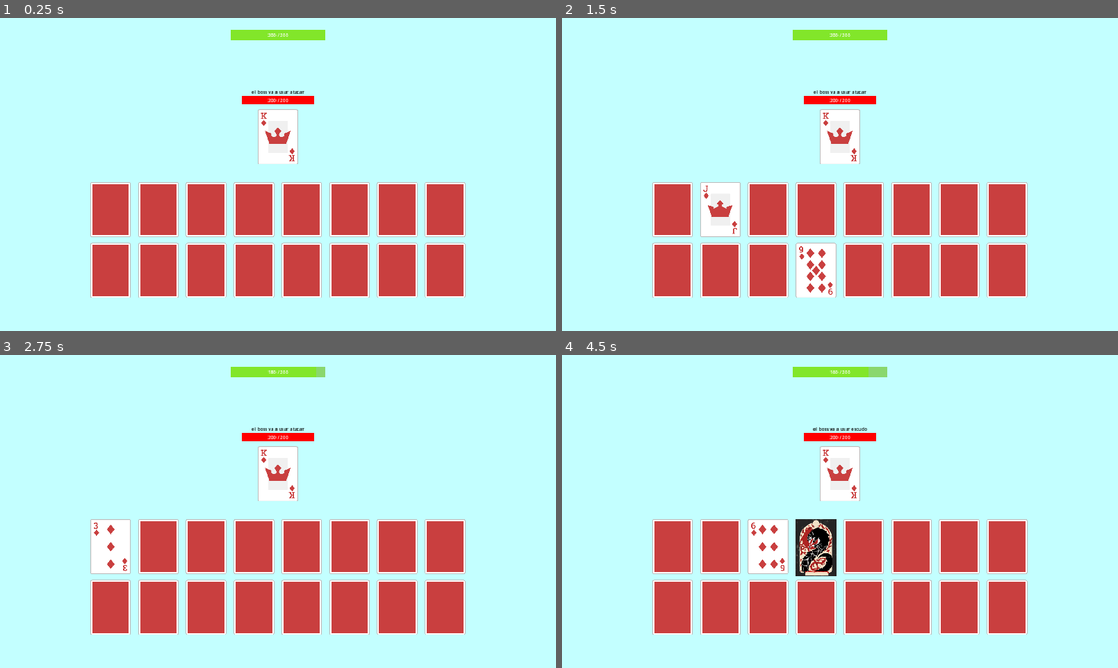
Above: before the commit, frames 1-4 (two rows, left to right).
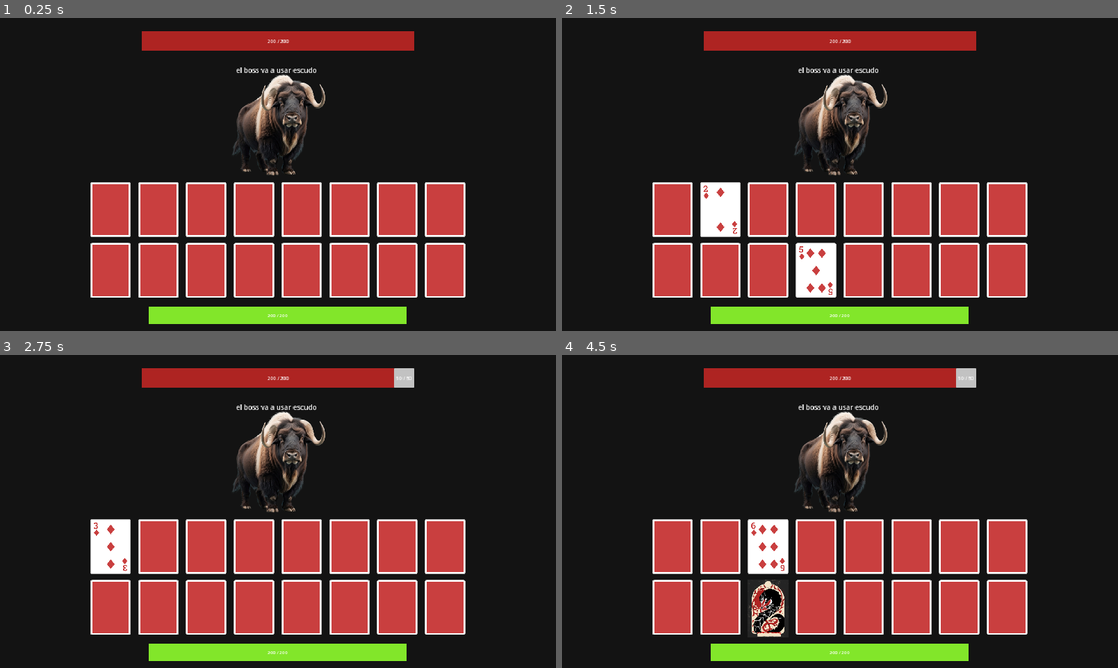
Above: after the commit, the same moments.

Repository: IES-Rafael-Alberti/GameOff2024TurboButaTeam
Game: Godot game, scene res://scenes/game.tscn
The game is run twice, just before and just after one commit, with the same random seed, the same clock (stepped at 60 frames per second) and the same inputs.
Inputs (mouse positions are in pixels of both pictures, inside the frame that each line leads up to; where the layout moved, square brackets give the same spot in the first picture):
- Up to frame 1 (0.25 s): no input
- Up to frame 2 (1.5 s): click (717, 212) at 0.52 s; click (817, 271) at 1.27 s
- Up to frame 3 (2.75 s): click (111, 549) at 2 s
- Up to frame 4 (4.5 s): click (717, 549) [862, 549] at 2.75 s; click (767, 549) at 3.5 s; click (767, 608) [817, 549] at 4.25 s

The runs differ from the first frame. In frame 1, 79% of the frame differs, in the area x 0-100%, y 0-100%; in frame 2, 80%; in frame 3, 79%; in frame 4, 82%.

Commit message:
UI and boss shield

Diff:
--- a/scenes/board.tscn
+++ b/scenes/board.tscn
@@ -26,18 +26,21 @@
 anchor_bottom = 1.0
 grow_horizontal = 2
 grow_vertical = 2
-color = Color(0.764706, 1, 1, 1)
+color = Color(0, 0, 0, 0.752941)
 
 [node name="ProgressBar" type="ProgressBar" parent="."]
 layout_mode = 1
-anchors_preset = 5
+anchors_preset = 7
 anchor_left = 0.5
+anchor_top = 1.0
 anchor_right = 0.5
-offset_left = -163.0
-offset_top = 40.0
-offset_right = 164.0
-offset_bottom = 76.0
+anchor_bottom = 1.0
+offset_left = -447.0
+offset_top = -83.0
+offset_right = 444.0
+offset_bottom = -25.0
 grow_horizontal = 2
+grow_vertical = 0
 theme_override_styles/background = SubResource("StyleBoxFlat_83o6t")
 theme_override_styles/fill = SubResource("StyleBoxFlat_hqa7g")
 show_percentage = false
@@ -54,11 +57,12 @@
 
 [node name="ProgressBarShield" type="ProgressBar" parent="ProgressBar"]
 layout_mode = 1
-anchors_preset = 15
+anchors_preset = -1
+anchor_left = 0.886
 anchor_right = 1.0
 anchor_bottom = 1.0
-offset_left = 279.0
-grow_horizontal = 2
+offset_left = -0.188049
+grow_horizontal = 0
 grow_vertical = 2
 theme_override_styles/background = SubResource("StyleBoxFlat_frf6y")
 max_value = 50.0
--- a/scenes/boss.tscn
+++ b/scenes/boss.tscn
@@ -3,27 +3,29 @@
 [ext_resource type="Script" path="res://scripts/boss.gd" id="1_0mmkp"]
 
 [sub_resource type="StyleBoxFlat" id="StyleBoxFlat_tfjnu"]
-bg_color = Color(1, 0, 0, 0.568627)
+bg_color = Color(1, 0, 0, 0.780392)
 
 [sub_resource type="StyleBoxFlat" id="StyleBoxFlat_1sngq"]
-bg_color = Color(1, 0, 0, 1)
+bg_color = Color(0.682353, 0.141176, 0.133333, 1)
 
 [sub_resource type="StyleBoxFlat" id="StyleBoxFlat_t5td4"]
 
 [node name="Boss" type="Node2D"]
+position = Vector2(0, -224)
 script = ExtResource("1_0mmkp")
 
 [node name="Sprite2D" type="Sprite2D" parent="."]
-position = Vector2(0, 140)
+position = Vector2(0, 323)
 
 [node name="ProgressBar" type="ProgressBar" parent="."]
 anchors_preset = 5
 anchor_left = 0.5
 anchor_right = 0.5
-offset_left = -124.0
-offset_right = 124.0
-offset_bottom = 27.0
+offset_left = -470.0
+offset_right = 421.0
+offset_bottom = 71.0
 grow_horizontal = 2
+scale = Vector2(1.05589, 0.947368)
 theme_override_styles/background = SubResource("StyleBoxFlat_tfjnu")
 theme_override_styles/fill = SubResource("StyleBoxFlat_1sngq")
 show_percentage = false
@@ -35,21 +37,24 @@
 anchor_bottom = 1.0
 grow_horizontal = 2
 grow_vertical = 2
+pivot_offset = Vector2(200.305, 23.2222)
 text = "10000000"
 horizontal_alignment = 1
 vertical_alignment = 1
 
 [node name="ProgressBarShield" type="ProgressBar" parent="ProgressBar"]
 layout_mode = 1
-anchors_preset = 15
+anchors_preset = -1
+anchor_left = 0.925
 anchor_right = 1.0
 anchor_bottom = 1.0
-offset_left = 207.0
+offset_left = -0.175049
 grow_horizontal = 2
 grow_vertical = 2
 theme_override_styles/background = SubResource("StyleBoxFlat_t5td4")
 max_value = 50.0
 show_percentage = false
+metadata/_edit_use_anchors_ = true
 
 [node name="Label" type="Label" parent="ProgressBar/ProgressBarShield"]
 layout_mode = 1
@@ -61,13 +66,15 @@
 text = "50"
 horizontal_alignment = 1
 vertical_alignment = 1
+metadata/_edit_use_anchors_ = true
 
 [node name="BattleLog" type="Label" parent="."]
-offset_left = -124.0
-offset_top = -28.0
-offset_right = 124.0
-offset_bottom = -5.0
-theme_override_colors/font_color = Color(0, 0, 0, 1)
+offset_left = -474.0
+offset_top = 99.0
+offset_right = 464.0
+offset_bottom = 168.0
+theme_override_colors/font_color = Color(1, 1, 1, 1)
+theme_override_font_sizes/font_size = 24
 text = "dewdwe"
 horizontal_alignment = 1
 vertical_alignment = 1
--- a/scenes/bossList.tscn
+++ b/scenes/bossList.tscn
@@ -3,23 +3,23 @@
 [ext_resource type="PackedScene" uid="uid://c1he8kika8fof" path="res://scenes/boss.tscn" id="1_tme0w"]
 [ext_resource type="Script" path="res://scripts/boss/linceHability.gd" id="2_c1ygr"]
 [ext_resource type="Script" path="res://scripts/boss/bueyHability.gd" id="2_u5jgy"]
+[ext_resource type="Texture2D" uid="uid://dyhaxnvkxkxl" path="res://assets/sprites/ai-generated-musk-oxes-isolated-on-transparent-background-png.webp" id="3_hdkyq"]
 [ext_resource type="Texture2D" uid="uid://bcwsxf7h8n38s" path="res://assets/sprites/cards/cardBack.png" id="3_ign37"]
 [ext_resource type="Script" path="res://scripts/boss/cobraHability.gd" id="4_g0jtv"]
-[ext_resource type="Texture2D" uid="uid://cjtbhspy1js62" path="res://assets/sprites/cards/card11.png" id="5_0tevj"]
 [ext_resource type="Texture2D" uid="uid://cb5cn28pj185b" path="res://assets/sprites/cards/card10.png" id="7_rxa5m"]
 
 [node name="bossList" type="Node2D"]
+
+[node name="Buey" parent="." instance=ExtResource("1_tme0w")]
+specialDamage = 40
+scriptBoss = ExtResource("2_u5jgy")
+textureBoss = ExtResource("3_hdkyq")
 
 [node name="Lince" parent="." instance=ExtResource("1_tme0w")]
 specialDamage = 40
 scriptBoss = ExtResource("2_c1ygr")
 textureBoss = ExtResource("3_ign37")
 
-[node name="Buey" parent="." instance=ExtResource("1_tme0w")]
-specialDamage = 40
-scriptBoss = ExtResource("2_u5jgy")
-textureBoss = ExtResource("5_0tevj")
-
 [node name="Cobra" parent="." instance=ExtResource("1_tme0w")]
 specialDamage = 40
 scriptBoss = ExtResource("4_g0jtv")
--- a/scenes/cardList.tscn
+++ b/scenes/cardList.tscn
@@ -11,10 +11,7 @@
 [ext_resource type="Texture2D" uid="uid://biff2lb2u6cg8" path="res://assets/sprites/cards/card5.png" id="10_2476k"]
 [ext_resource type="Texture2D" uid="uid://eiox44j3dq46" path="res://assets/sprites/cards/card6.png" id="11_aonaa"]
 [ext_resource type="Script" path="res://scripts/cards/cardAttackUnderShield.gd" id="11_qu0kd"]
-[ext_resource type="Texture2D" uid="uid://0vmbnpyg1rc" path="res://assets/sprites/cards/card7.png" id="12_a0hkf"]
 [ext_resource type="Script" path="res://scripts/cards/cardShield.gd" id="13_qse35"]
-[ext_resource type="Texture2D" uid="uid://dwxfq6ox7ytws" path="res://assets/sprites/cards/card8.png" id="13_xp8us"]
-[ext_resource type="Texture2D" uid="uid://b73nxglu15057" path="res://assets/sprites/cards/card9.png" id="14_5ti76"]
 
 [node name="CardList" type="Node2D"]
 
@@ -49,15 +46,3 @@
 [node name="Card8" parent="." instance=ExtResource("1_c275a")]
 face = ExtResource("11_aonaa")
 scriptAnimal = ExtResource("11_qu0kd")
-
-[node name="Card9" parent="." instance=ExtResource("1_c275a")]
-face = ExtResource("12_a0hkf")
-scriptAnimal = ExtResource("3_jmysu")
-
-[node name="Card10" parent="." instance=ExtResource("1_c275a")]
-face = ExtResource("13_xp8us")
-scriptAnimal = ExtResource("3_jmysu")
-
-[node name="Card11" parent="." instance=ExtResource("1_c275a")]
-face = ExtResource("14_5ti76")
-scriptAnimal = ExtResource("13_qse35")
--- a/scripts/board.gd
+++ b/scripts/board.gd
@@ -94,11 +94,14 @@
 	bossListSceneTemp.visible = false
 	# Almacenamos todos los nodos(cartas) para mezclarlas
 	var bossList = bossListSceneTemp.get_children()
-	bossList.shuffle()
+
+	#bossList.shuffle()
 
 	print(bossList)
 
-	GameManager.pickedBoss = bossList[GameManager.bossNum]
+	#GameManager.pickedBoss = bossList[GameManager.bossNum]
+	#He cambiado esto para la primera demo, para que siempre salga el buey
+	GameManager.pickedBoss = bossList[0]
 
 	var bossTemp = GameManager.pickedBoss.duplicate()
 
--- a/scripts/boss.gd
+++ b/scripts/boss.gd
@@ -16,6 +16,8 @@
 var habilityScript
 var shieldMaxValue = 50
 var action
+var newScriptBoss
+var shieldIsActive = false
 
 func _ready() -> void:
 	GameManager.BossTakeDamage.connect(UpdateProgressBar)
@@ -26,6 +28,8 @@
 	GameManager.healthBoss = maxHealthBoss
 	progress_bar.max_value = GameManager.healthBoss
 	progress_bar.value = GameManager.healthBoss
+
+	newScriptBoss = scriptBoss.new()
 
 	label.text = str(GameManager.healthBoss) + " / " + str(GameManager.healthBoss)
 
@@ -39,6 +43,8 @@
 
 func _process(delta: float) -> void:
 	if !GameManager.isPlayerPhase:
+		if shieldIsActive:
+			GameManager.QuitBossShield.emit()
 		doAction(action)
 		GameManager.isPlayerPhase = true
 		GameManager.SelectActionBoss.emit()
@@ -66,9 +72,9 @@
 
 	if action == "atacar":
 		attack(damageBoss)
-	elif action == "escudo":
+	if action == "escudo":
 		shield()
-	else:
+	if action == "habilidad":
 		useHability()
 
 func attack(damageBoss):
@@ -87,9 +93,9 @@
 
 func shield():
 	GameManager.InitBossShield.emit()
+	shieldIsActive = true
 
 func useHability():
-	var newScriptBoss = scriptBoss.new()
 	newScriptBoss.specialAttack(specialDamage)
 
 func UpdateProgressBar():
@@ -106,6 +112,7 @@
 
 func initShield():
 	GameManager.bossShield = shieldMaxValue
+	progressBarShield.value = shieldMaxValue
 	labelShield.text = str(GameManager.bossShield) + " / " + str(shieldMaxValue)
 	progressBarShield.visible = true
 
--- a/scripts/cards/cardAttack.gd
+++ b/scripts/cards/cardAttack.gd
@@ -3,6 +3,15 @@
 @export var damage = 20
 
 func action():
-	GameManager.healthBoss -= damage * GameManager.damageMultiply
-	GameManager.BossTakeDamage.emit()
-	GameManager.BossShield.emit()
+	if GameManager.bossShield > 0:
+		var damageDiff = damage - GameManager.bossShield
+		GameManager.bossShield -= damage
+		GameManager.BossShield.emit()
+
+		if damageDiff > 0:
+			GameManager.healthPlayer -= damageDiff
+			GameManager.PlayerTakeDamage.emit()
+
+	else:
+		GameManager.healthBoss -= damage
+		GameManager.BossTakeDamage.emit()
Binary file added: assets/sprites/ai-generated-musk-oxes-isolated-on-transparent-background-png.webp
Not shown, added: assets/sprites/ai-generated-musk-oxes-isolated-on-transparent-background-png.webp.import
Binary file added: assets/sprites/bueyPlantilla.png
Not shown, added: assets/sprites/bueyPlantilla.png.import
Not shown: 1 places in scenes/cardList.tscn that only renumber resources
